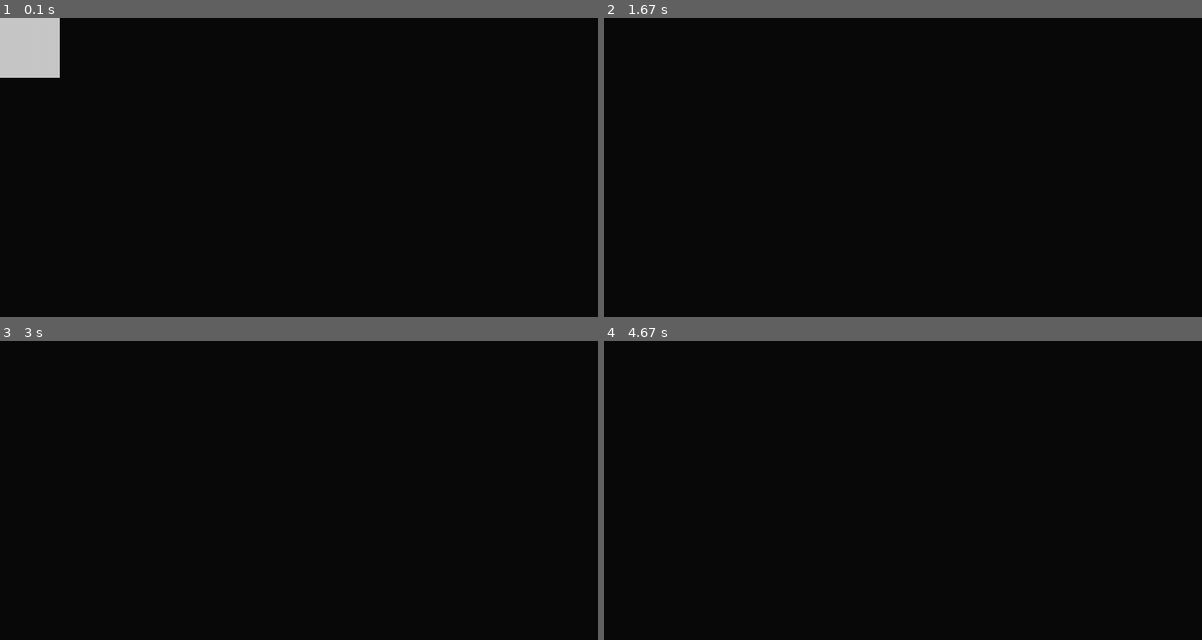
Above: before the commit, frames 1-4 (two rows, left to right).
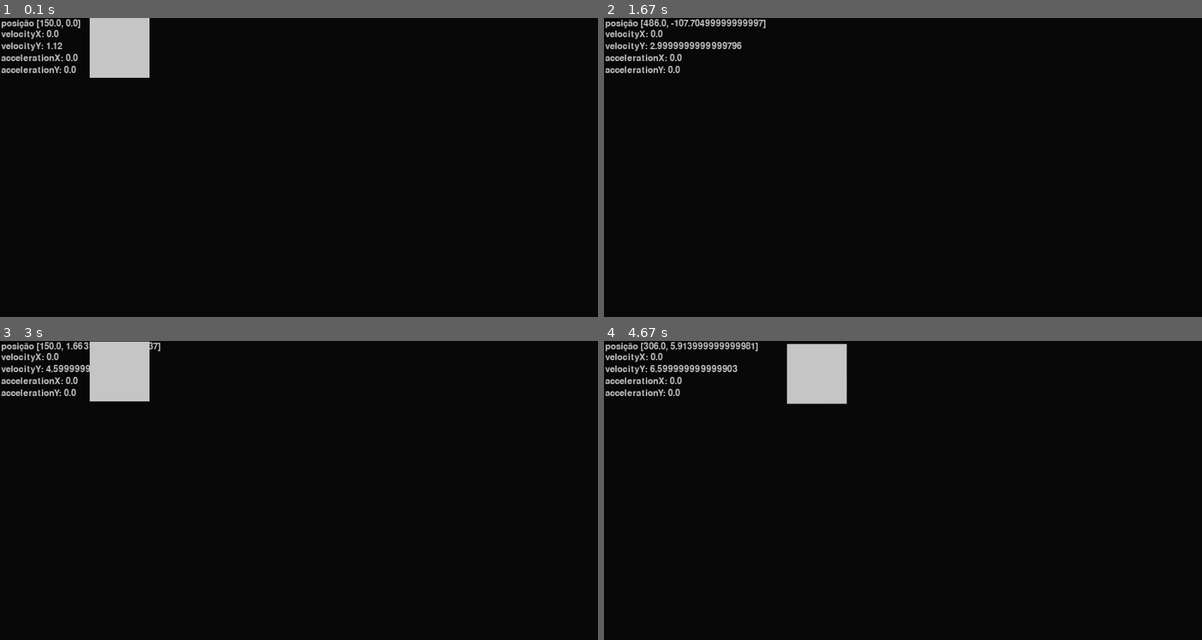
Above: after the commit, the same moments.

Repository: GuilhermeSilvaCarpi/pyGame-ensaios
Game: pygame game, started from 3 tentativa de jogo/main.py
Same seed, same stepped clock (60 frames per second), same inputs: the game is played once before the commit and once after it.
Inputs:
- Up to frame 1 (0.1 s): no input
- Up to frame 2 (1.67 s): hold D 0.33-0.8 s; hold W 0.83-1.13 s; hold D 1.17-1.63 s
- Up to frame 3 (3 s): hold A 1.67-2.2 s; hold S 2.23-2.53 s; hold A 2.57-2.97 s
- Up to frame 4 (4.67 s): hold W 3-3.37 s; hold D 3.4-4.03 s; hold S 4.07-4.43 s; hold A from 4.47 s (still down)

The runs differ from the first frame. In frame 1, 4.0% of the frame differs, in the area x 0-25%, y 0-20%; in frame 2, 1.3%; in frame 3, 3.0%; in frame 4, 3.3%.

Commit message:
tentando mexer em física

Diff:
--- a/3 tentativa de jogo/body.py
+++ b/3 tentativa de jogo/body.py
@@ -1,6 +1,5 @@
 # import pygame
 from math import radians, sin, cos
-from time import time
 
 
 class Body:
@@ -10,19 +9,14 @@
     accelerationY: float
 
     # functional methods
-    def deltaSpace(self):
-
-        it = self.ft
-        self.ft = time()
-        dt = self.ft - it
-
+    def deltaSpace(self, deltatime: float):
         # velocity ups with acceleration
-        self.velocityX += self.accelerationX
-        self.velocityY += self.accelerationY
+        self.velocityX += self.accelerationX / 100
+        self.velocityY += self.accelerationY / 100
 
         # position change with velocity
-        self.x += int(self.velocityX)
-        self.y += int(self.velocityY)
+        self.x += int(self.velocityX * deltatime) / 1000
+        self.y += int(self.velocityY * deltatime) / 1000
 
     def addVelocity(self, intensity: float, angle: float):
         # v = position change
@@ -49,8 +43,8 @@
         self.velocityX, self.velocityY = 0, 0
         self.accelerationX, self.accelerationY = 0, 0
 
-    def update(self):
-        self.deltaSpace()
+    def update(self, deltatime: float):
+        self.deltaSpace(deltatime)
 
     def render(self):
         pass
--- a/3 tentativa de jogo/main.py
+++ b/3 tentativa de jogo/main.py
@@ -1,5 +1,6 @@
 import pygame
 from player import Player
+from time import time
 
 # initializing
 pygame.init()
@@ -7,6 +8,7 @@
 pygame.display.set_caption('uma tentativa de jogo')
 clock = pygame.time.Clock()
 gameLoop = True
+initialTime = time()
 # game variables
 buttons = [False, False, False, False]
 # objects
@@ -15,7 +17,7 @@
 
 
 def update():
-    player.update(buttons)
+    player.update(buttons, deltaTime)
 
 
 def render():
@@ -50,7 +52,9 @@
             buttons[3] = True
         else:
             buttons[3] = False
-    #
+    # loop
+    finalTime = time()
+    deltaTime = finalTime - initialTime
     update()
     render()
     clock.tick(120)
--- a/3 tentativa de jogo/player.py
+++ b/3 tentativa de jogo/player.py
@@ -3,17 +3,29 @@
 
 
 class Player(Body):
+
+    # metodos funcionais
+    def write(self, subscription: str, pos: list):
+        font = pygame.font.Font('freesansbold.ttf', 15)
+        text = font.render(subscription, True, [200, 200, 200], None)
+        textRect = text.get_rect()
+        textRect.x = pos[0]
+        textRect.y = pos[1]
+        self.display.blit(text, textRect)
     # initializing method
     def __init__(self, display):
+        super().__init__(1)
         self.display = display
-
         self.speed = 3
 
-        super().__init__(1)
+        self.addVelocity(1, 0)
+        self.addAcceleration(1, 0)
+        #self.addForce(1, 0)
 
-        self.addForce(0.08, 0)
+        self.x = 150
 
-    def update(self, buttons):
+    def update(self, buttons: list, deltatime: float):
+        # inputs
         if buttons[0]:
             self.y -= self.speed
         if buttons[1]:
@@ -22,12 +34,17 @@
             self.y += self.speed
         if buttons[3]:
             self.x += self.speed
-        super().update()
+        #
+        self.write(str(deltatime), [2, 100])
+        # metodo super
+        super().update(deltatime)
 
     def render(self):
         rect = pygame.rect.Rect(self.x, self.y, 100, 100)
         pygame.draw.rect(self.display, [200, 200, 200], rect)
 
-        font = pygame.font.Font(None, 32)
-        text = font.render('GeeksForGeeks', True, [200, 200, 200], None)
-        textRect = text.get_rect()
+        self.write('posição [{}, {}]'.format(self.x, self.y), [2, 2])
+        self.write('velocityX: {}'.format(self.velocityX), [2, 20])
+        self.write('velocityY: {}'.format(self.velocityY), [2, 40])
+        self.write('accelerationX: {}'.format(self.accelerationX), [2, 60])
+        self.write('accelerationY: {}'.format(self.accelerationX), [2, 80])
